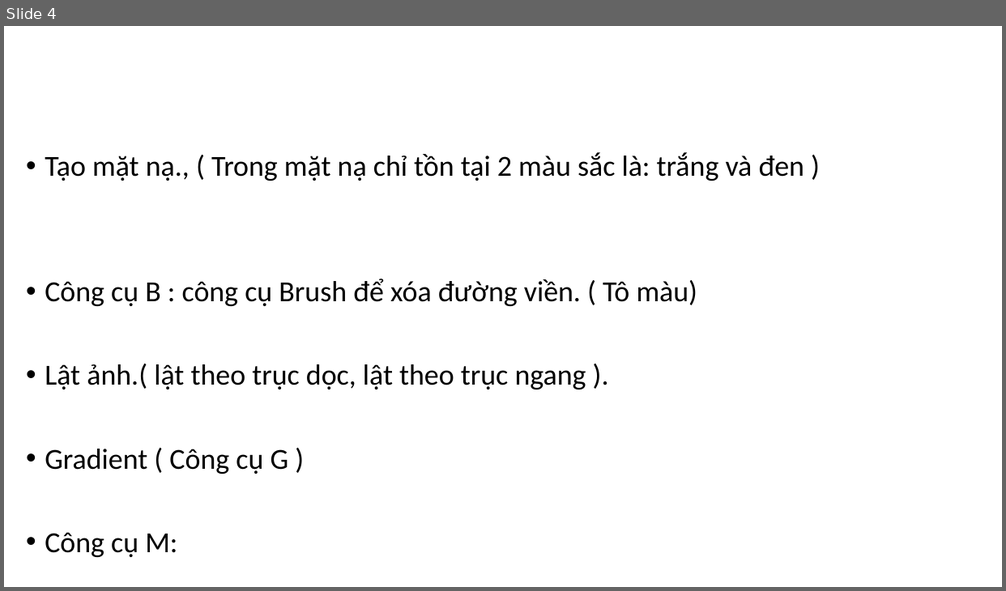
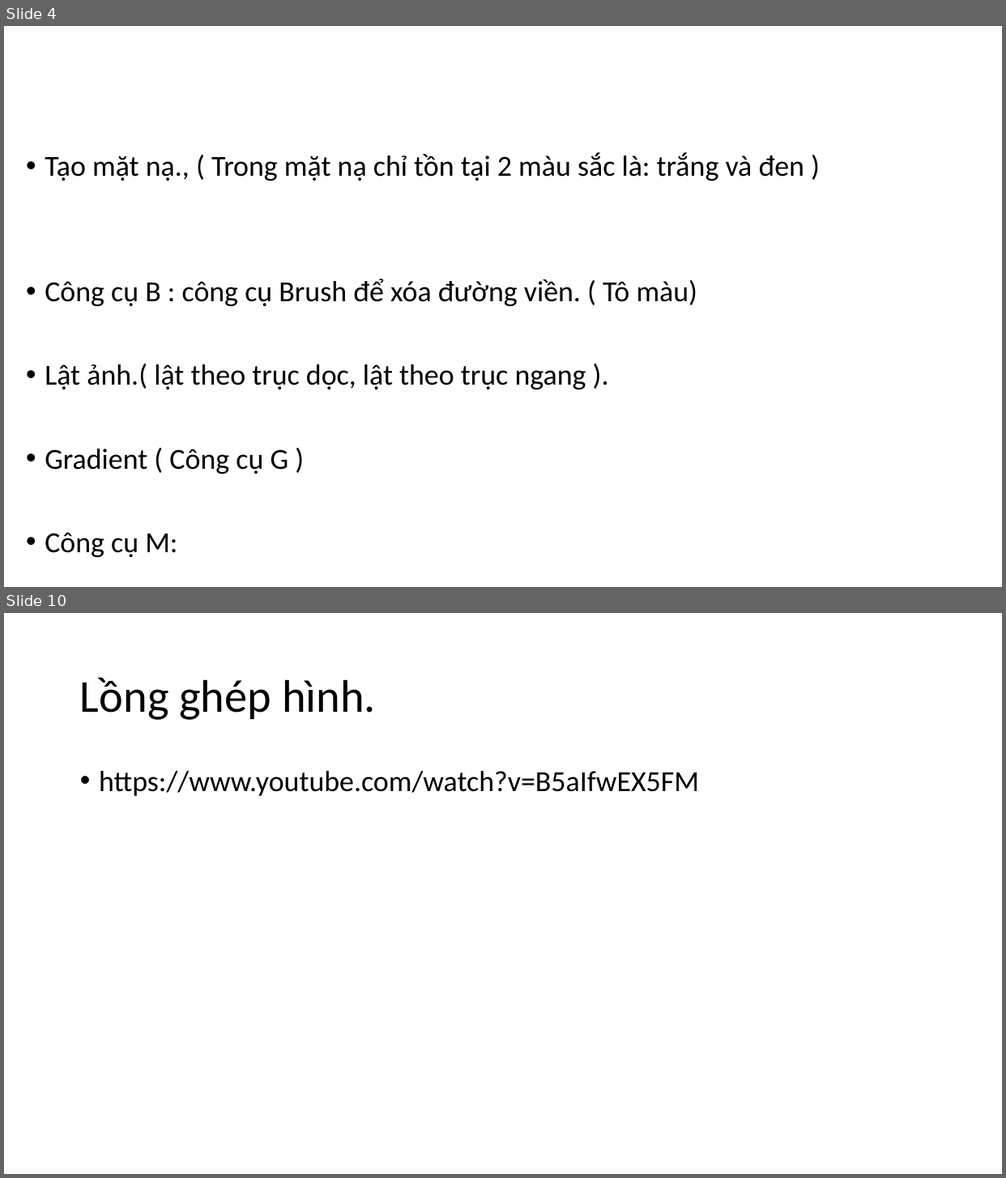
Before and after one commit to DangVanDoan05/photoshop, a slide deck: THIẾT KẾ BANNER.pptx. Shown one above the other, each under a label of ours: slide 4 before the commit, slides 4 and 10 after it; the slides between them are not shown. The pictures are 1006x591 and 1006x1178 pixels, drawn with LibreOffice and Linux fonts; fonts in the diff are those of the drawing. Boxes give left, top, right and bottom in pixels: in the first picture for what was removed or moved away, otherwise in the second. Text is boxed around its words. In the diff, an @@ line names an element or a change of style, - is before the commit and + after.

```diff
--- a/THIẾT KẾ BANNER.pptx
+++ b/THIẾT KẾ BANNER.pptx
@@ slide 10 added at (4,613,1002,1174), background #FFFFFF @@
@@ title added at (80,677,376,720), 44 pt, text #000000 @@
+Lồng ghép hình.
@@ text added at (99,771,699,796), 28 pt, text #000000 @@
+• https://www.youtube.com/watch?v=B5aIfwEX5FM
```
Also in this commit, not shown: 6 other slides added, 7 slides removed, 29 other files.
